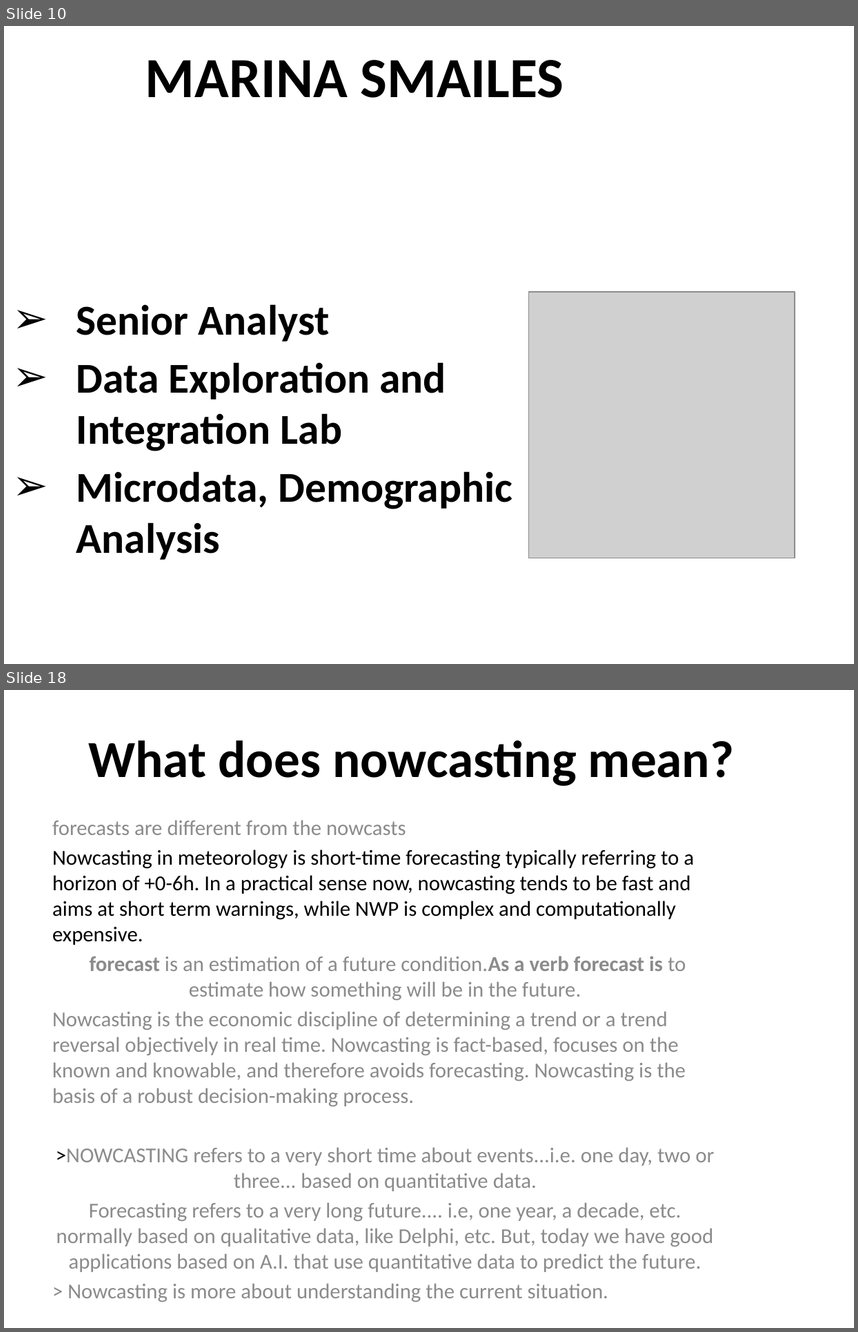
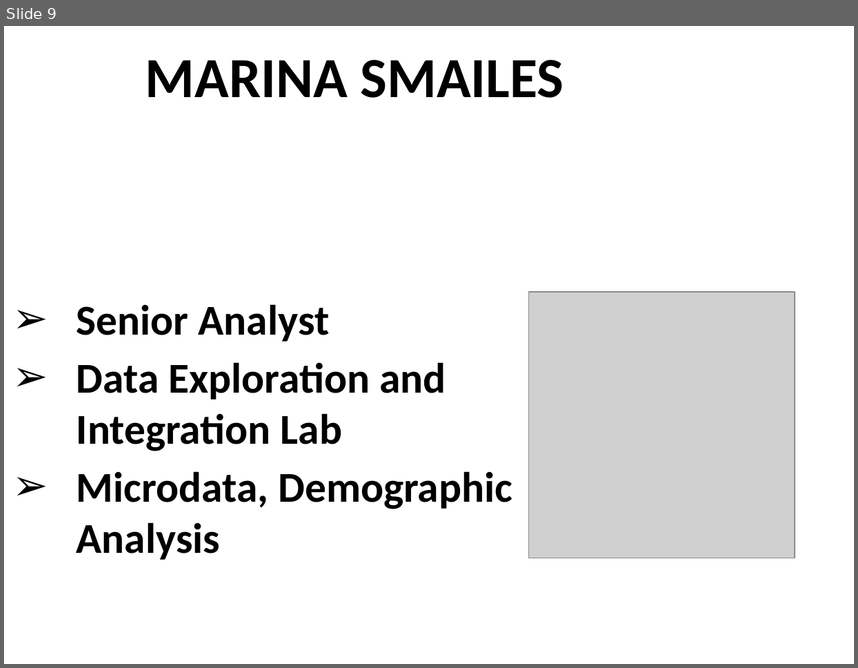
Before and after one commit to ubco-mds-2021-labs/capstone-project-googletrends_capstone, a slide deck: admin/weekly-updates/week8/sample final ppt.pptx. Shown one above the other, each under a label of ours: slides 10 and 18 before the commit, slide 9 after it; the slides between them are not shown. The pictures are 858x1332 and 858x668 pixels, drawn with LibreOffice and Linux fonts; fonts in the diff are those of the drawing; grey boxes stand for pictures. Boxes give left, top, right and bottom in pixels: in the first picture for what was removed or moved away, otherwise in the second. Text is boxed around its words. In the diff, an @@ line names an element or a change of style, - is before the commit and + after.

```diff
--- a/admin/weekly-updates/week8/sample final ppt.pptx
+++ b/admin/weekly-updates/week8/sample final ppt.pptx
@@ slide 18 removed at (4, 690, 854, 1328), background #FFFFFF @@
@@ title removed at (88, 740, 734, 786) @@
-What does nowcasting mean?
@@ subtitle removed at (52, 820, 714, 1301) @@
-forecasts are different from the nowcasts
-Nowcasting in meteorology is short-time forecasting typically referring to a horizon of +0-6h. In a practical sense now, nowcasting tends to be fast and aims at short term warnings, while NWP is complex and computationally expensive.
-forecast is an estimation of a future condition.As a verb forecast is to estimate how something will be in the future.
-Nowcasting is the economic discipline of determining a trend or a trend reversal objectively in real time. Nowcasting is fact-based, focuses on the known and knowable, and therefore avoids forecasting. Nowcasting is the basis of a robust decision-making process.
->NOWCASTING refers to a very short time about events...i.e. one day, two or three... based on quantitative data.
-Forecasting refers to a very long future.... i.e, one year, a decade, etc. normally based on qualitative data, like Delphi, etc. But, today we have good applications based on A.I. that use quantitative data to predict the future.
-> Nowcasting is more about understanding the current situation.
@@ what was slide 10 is now slide 9 @@
```
Also in this commit, not shown: 4 slides changed, 7 slides added, 5 other slides removed, 1 other file.
